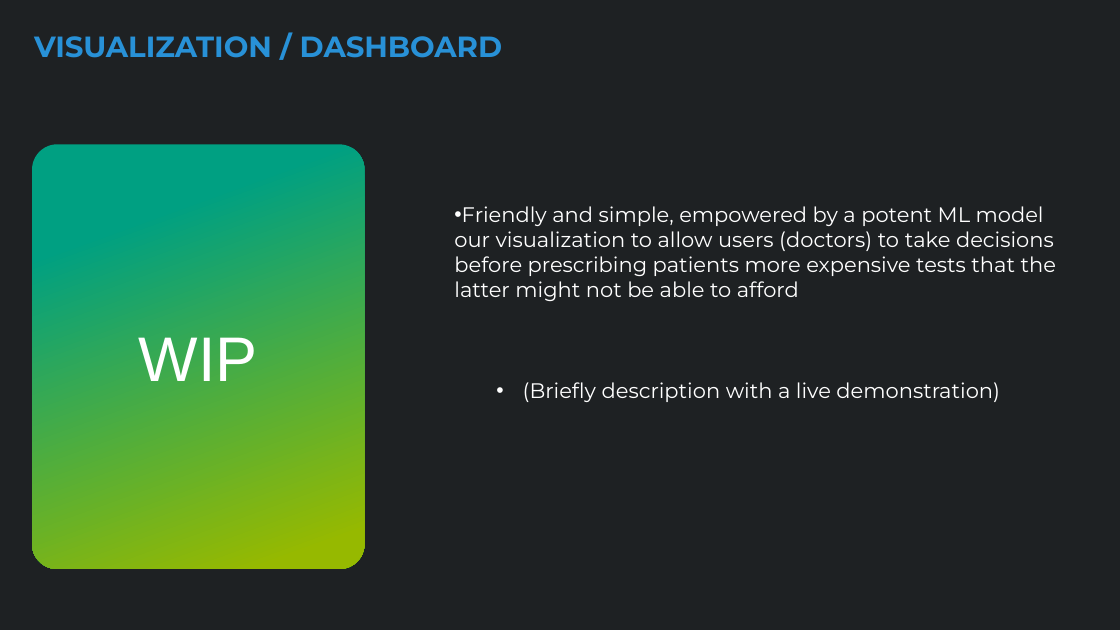
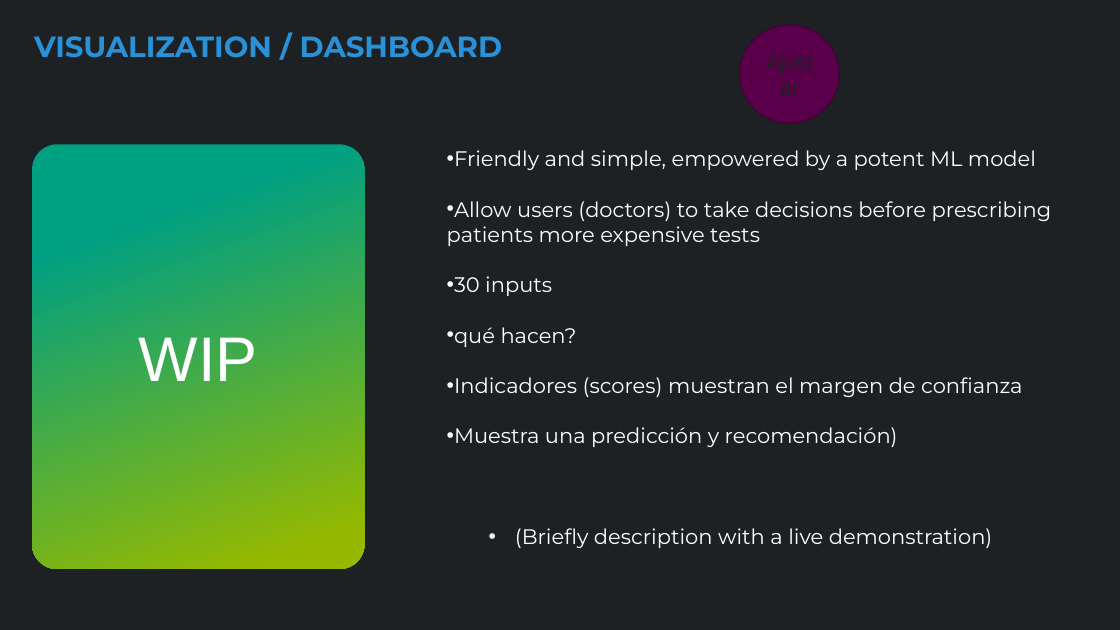
Before and after one commit to MajoGarciaMontes/FINAL-PROJECT, a slide deck: slide 8 of Presentation/Breast cancer ML.pptx. Drawn at 1120x630 pixels with LibreOffice and Linux fonts; fonts in the diff are those of the drawing. Boxes give left, top, right and bottom in pixels: in the first picture for what was removed or moved away, otherwise in the second. Text is boxed around its words. In the diff, an @@ line names an element or a change of style, - is before the commit and + after.

```diff
--- a/Presentation/Breast cancer ML.pptx
+++ b/Presentation/Breast cancer ML.pptx
@@ ellipse added at box(740, 25, 839, 124), fill #5A004B, outline #430037 1 pt, 18 pt, text #1E2123 @@
+Ajustar
@@ text "Friendly and simple, empowered by ...": place and size @@
-text "Friendly and simple, empowered by ..." at box(454, 206, 1056, 402)
+text "Friendly and simple, empowered by ..." at box(447, 150, 1052, 548)
@@ text at box(447, 150, 1052, 447): text changed @@
-• Friendly and simple, empowered by a potent ML model our visualization to allow users (doctors) to take decisions before prescribing patients more expensive tests that the latter might not be able to afford
+• Friendly and simple, empowered by a potent ML model
+• Allow users (doctors) to take decisions before prescribing patients more expensive tests
+• 30 inputs
+• qué hacen?
+• Indicadores (scores) muestran el margen de confianza
+• Muestra una predicción y recomendación)
```
Also in this commit, not shown: 6 other slides changed, 1 other file.
